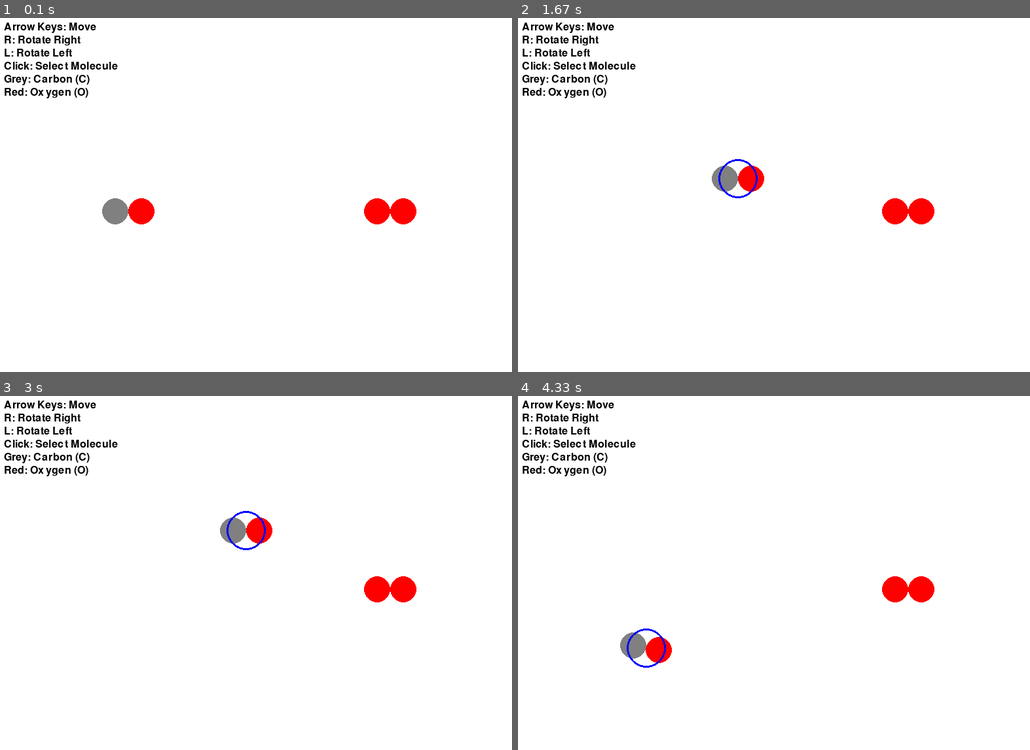
Above: before the commit, frames 1-4 (two rows, left to right).
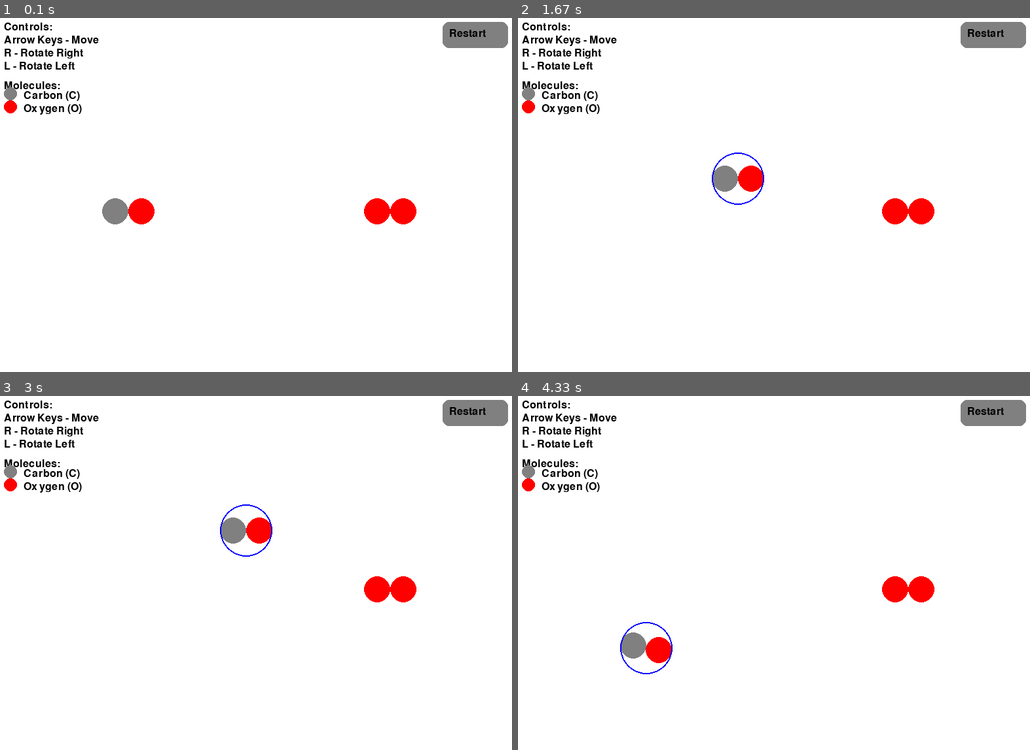
Above: after the commit, the same moments.

Repository: serebryany/CollisionGame
Game: pygame game, started from CollisionMiniGame_V0.1.0.py
Same seed, same stepped clock (60 frames per second), same inputs: the game is played once before the commit and once after it.
Inputs (mouse positions are in pixels of both pictures, inside the frame that each line leads up to):
- Up to frame 1 (0.1 s): no input
- Up to frame 2 (1.67 s): click (994, 35) at 0.38 s, where only the run after the commit has a clickable "Restart"; click (651, 216) at 0.72 s; hold Right 1-1.47 s; hold Up from 1.5 s (still down)
- Up to frame 3 (3 s): release Up at 1.8 s; click (337, 452) at 1.88 s; hold Right 2.17-2.63 s; hold Left from 2.67 s (still down)
- Up to frame 4 (4.33 s): release Left at 3.2 s; hold R 3.23-3.53 s; hold Down 3.23-3.53 s; hold Down 3.57-3.87 s; hold Left 3.9-4.3 s

The runs differ from the first frame. In frame 1, 2.7% of the frame differs, in the area x 0-100%, y 1-28%; in frame 2, 2.9%, in the area x 0-100%, y 1-53%; in frame 3, 2.9%; in frame 4, 2.9%.

Commit message:
Fixed collision issues

Diff:
--- a/CollisionMiniGame_V0.1.0.py
+++ b/CollisionMiniGame_V0.1.0.py
@@ -2,9 +2,6 @@
 import sys
 import math
 
-"""
-move these init variables to a function called main
-"""
 # Initialize Pygame
 pygame.init()
 
@@ -22,27 +19,51 @@
 
 # Molecule properties
 class Molecule:
-    def __init__(self, atoms:list[tuple], position:tuple, angle=0):
+    def __init__(self, atoms, position, angle=0):
         self.atoms = atoms  # List of (color, offset_x, offset_y)
         self.position = position  # (x, y)
         self.angle = angle  # Rotation angle in radians
         self.selected = False
-        self.exists = True  # Used to check if the molecule should still be displayed
+        self.moving = False
 
-    def draw(self, screen:pygame.display):
-        if self.exists:
-            for color, dx, dy in self.atoms:
-                x = self.position[0] + dx * math.cos(self.angle) - dy * math.sin(self.angle)
-                y = self.position[1] + dx * math.sin(self.angle) + dy * math.cos(self.angle)
-                pygame.draw.circle(screen, color, (int(x), int(y)), 20)
-            if self.selected:
-                pygame.draw.circle(screen, BLUE, (int(self.position[0]), int(self.position[1])), 30, 3)
+    def draw(self, screen):
+        for color, dx, dy in self.atoms:
+            x = self.position[0] + dx * math.cos(self.angle) - dy * math.sin(self.angle)
+            y = self.position[1] + dx * math.sin(self.angle) + dy * math.cos(self.angle)
+            pygame.draw.circle(screen, color, (int(x), int(y)), 20)
+        if self.selected:
+            pygame.draw.circle(screen, BLUE, (int(self.position[0]), int(self.position[1])), 40, 2)
 
     def rotate(self, angle):
         self.angle += angle
 
-    def move(self, dx, dy):
-        self.position = (self.position[0] + dx, self.position[1] + dy)
+    def move(self, dx, dy, other_molecule=None):
+        new_x = self.position[0] + dx
+        new_y = self.position[1] + dy
+
+        # Prevent moving off-screen
+        if 0 < new_x < WIDTH and 0 < new_y < HEIGHT:
+            # Prevent overlapping with other molecule
+            if other_molecule:
+                if not self.is_colliding(other_molecule, new_x, new_y):
+                    self.position = (new_x, new_y)
+            else:
+                self.position = (new_x, new_y)
+
+    def is_colliding(self, other_molecule, new_x, new_y):
+        # Check if two molecules are too close
+        for _, dx1, dy1 in self.atoms:
+            x1 = new_x + dx1 * math.cos(self.angle) - dy1 * math.sin(self.angle)
+            y1 = new_y + dx1 * math.sin(self.angle) + dy1 * math.cos(self.angle)
+
+            for _, dx2, dy2 in other_molecule.atoms:
+                x2 = other_molecule.position[0] + dx2 * math.cos(other_molecule.angle) - dy2 * math.sin(other_molecule.angle)
+                y2 = other_molecule.position[1] + dx2 * math.sin(other_molecule.angle) + dy2 * math.cos(other_molecule.angle)
+
+                # Check if the distance between the atoms is less than a threshold (collision radius)
+                if math.hypot(x1 - x2, y1 - y2) <= 40:  # This threshold can be adjusted
+                    return True
+        return False
 
     def is_clicked(self, mouse_pos):
         for _, dx, dy in self.atoms:
@@ -52,22 +73,47 @@
                 return True
         return False
 
+    def get_atoms_positions(self):
+        positions = []
+        for color, dx, dy in self.atoms:
+            x = self.position[0] + dx * math.cos(self.angle) - dy * math.sin(self.angle)
+            y = self.position[1] + dx * math.sin(self.angle) + dy * math.cos(self.angle)
+            positions.append((x, y))
+        return positions
+
 # Create molecules
-"""these also all go to main"""
 co_molecule = Molecule([(GREY, -20, 0), (RED, 20, 0)], (200, 300))
 o2_molecule = Molecule([(RED, -20, 0), (RED, 20, 0)], (600, 300))
-co2_molecule = None
-extra_o_atom = None
+
+# Restart button
+restart_button = pygame.Rect(WIDTH - 120, 10, 100, 40)
 
 # Main game loop
-"""and this"""
 clock = pygame.time.Clock()
 selected_molecule = None
 reaction_occurred = False
+co2_molecule = None
+remaining_o_atom = None
 
-"""this loop can be its own function"""
 while True:
     screen.fill(WHITE)
+
+    # Draw legend
+    font = pygame.font.Font(None, 24)
+    screen.blit(font.render("Controls:", True, BLACK), (10, 10))
+    screen.blit(font.render("Arrow Keys - Move", True, BLACK), (10, 30))
+    screen.blit(font.render("R - Rotate Right", True, BLACK), (10, 50))
+    screen.blit(font.render("L - Rotate Left", True, BLACK), (10, 70))
+    screen.blit(font.render("Molecules:", True, BLACK), (10, 100))
+    pygame.draw.circle(screen, GREY, (20, 120), 10)
+    screen.blit(font.render("Carbon (C)", True, BLACK), (40, 115))
+    pygame.draw.circle(screen, RED, (20, 140), 10)
+    screen.blit(font.render("Oxygen (O)", True, BLACK), (40, 135))
+
+    # Draw restart button
+    pygame.draw.rect(screen, GREY, restart_button, border_radius=10)
+    text = font.render("Restart", True, BLACK)
+    screen.blit(text, (WIDTH - 110, 20))
 
     # Event handling
     for event in pygame.event.get():
@@ -75,73 +121,66 @@
             pygame.quit()
             sys.exit()
 
-        # Mouse click to select a molecule
+        # Mouse click to select a molecule or restart
         if event.type == pygame.MOUSEBUTTONDOWN:
             mouse_pos = pygame.mouse.get_pos()
-            if co_molecule.exists and co_molecule.is_clicked(mouse_pos):
-                selected_molecule = co_molecule
-                o2_molecule.selected = False #not
-                co_molecule.selected = True
-            elif o2_molecule.exists and o2_molecule.is_clicked(mouse_pos):
-                selected_molecule = o2_molecule
-                co_molecule.selected = False
-                o2_molecule.selected = True
+            if restart_button.collidepoint(mouse_pos):
+                co_molecule = Molecule([(GREY, -20, 0), (RED, 20, 0)], (200, 300))
+                o2_molecule = Molecule([(RED, -20, 0), (RED, 20, 0)], (600, 300))
+                co2_molecule = None
+                remaining_o_atom = None
+                selected_molecule = None
+                reaction_occurred = False
+            elif not reaction_occurred:
+                if co_molecule.is_clicked(mouse_pos):
+                    selected_molecule = co_molecule
+                    o2_molecule.selected = False
+                    co_molecule.selected = True
+                elif o2_molecule.is_clicked(mouse_pos):
+                    selected_molecule = o2_molecule
+                    co_molecule.selected = False
+                    o2_molecule.selected = True
 
         # Rotate selected molecule
         if event.type == pygame.KEYDOWN:
             if event.key == pygame.K_r and selected_molecule:
-                selected_molecule.rotate(math.radians(10))  # Rotate right
+                selected_molecule.rotate(math.radians(10))
             if event.key == pygame.K_l and selected_molecule:
-                selected_molecule.rotate(math.radians(-10))  # Rotate left
+                selected_molecule.rotate(math.radians(-10))
 
     # Move selected molecule with arrow keys
     keys = pygame.key.get_pressed()
     if selected_molecule:
         if keys[pygame.K_UP]:
-            selected_molecule.move(0, -5)
+            selected_molecule.move(0, -5, o2_molecule if selected_molecule == co_molecule else co_molecule)
         if keys[pygame.K_DOWN]:
-            selected_molecule.move(0, 5)
+            selected_molecule.move(0, 5, o2_molecule if selected_molecule == co_molecule else co_molecule)
         if keys[pygame.K_LEFT]:
-            selected_molecule.move(-5, 0)
+            selected_molecule.move(-5, 0, o2_molecule if selected_molecule == co_molecule else co_molecule)
         if keys[pygame.K_RIGHT]:
-            selected_molecule.move(5, 0)
+            selected_molecule.move(5, 0, o2_molecule if selected_molecule == co_molecule else co_molecule)
+
+    # Reaction condition: carbon atom from CO and oxygen atoms from O2 need to align horizontally and be close enough
+    co_atoms = co_molecule.get_atoms_positions()
+    o2_atoms = o2_molecule.get_atoms_positions()
+
+    # Check if the molecules are aligned horizontally
+    for co_x, co_y in co_atoms:
+        for o2_x, o2_y in o2_atoms:
+            if abs(co_y - o2_y) <= 10 and abs(co_x - o2_x) <= 40:  # Adjust this threshold as needed
+                # Trigger the reaction
+                if not reaction_occurred:
+                    reaction_occurred = True
+                    co2_molecule = Molecule([(GREY, 0, 0), (RED, -25, 0), (RED, 25, 0)], ((co_molecule.position[0] + o2_molecule.position[0]) // 2, (co_molecule.position[1] + o2_molecule.position[1]) // 2))
+                    remaining_o_atom = (o2_molecule.position[0] + 30, o2_molecule.position[1])
 
     # Draw molecules
-    co_molecule.draw(screen)
-    o2_molecule.draw(screen)
-    if co2_molecule:
+    if not reaction_occurred:
+        co_molecule.draw(screen)
+        o2_molecule.draw(screen)
+    elif co2_molecule:
         co2_molecule.draw(screen)
-    if extra_o_atom:
-        extra_o_atom.draw(screen)
+        pygame.draw.circle(screen, RED, (remaining_o_atom[0], remaining_o_atom[1]), 20)
 
-    # Check for reaction (CO:O2 configuration)
-    if co_molecule.exists and o2_molecule.exists:
-        co_atoms = [(co_molecule.position[0] + dx * math.cos(co_molecule.angle) - dy * math.sin(co_molecule.angle),
-                     co_molecule.position[1] + dx * math.sin(co_molecule.angle) + dy * math.cos(co_molecule.angle))
-                    for _, dx, dy in co_molecule.atoms]
-        o2_atoms = [(o2_molecule.position[0] + dx * math.cos(o2_molecule.angle) - dy * math.sin(o2_molecule.angle),
-                     o2_molecule.position[1] + dx * math.sin(o2_molecule.angle) + dy * math.cos(o2_molecule.angle))
-                    for _, dx, dy in o2_molecule.atoms]
-
-        if math.hypot(co_atoms[1][0] - o2_atoms[0][0], co_atoms[1][1] - o2_atoms[0][1]) < 40:
-            font = pygame.font.Font(None, 74)
-            text = font.render("CO2 Formed!", True, BLACK)
-            screen.blit(text, (WIDTH // 2 - 150, HEIGHT // 2))
-            co_molecule.exists = False
-            o2_molecule.exists = False
-            co2_molecule = Molecule([(RED, -20, 0), (GREY, 0, 0), (RED, 20, 0)], (400, 300))
-            extra_o_atom = Molecule([(RED, 0, 0)], (500, 300))
-
-    # Display key instructions
-    font = pygame.font.Font(None, 24)
-    instructions = ["Arrow Keys: Move", "R: Rotate Right", "L: Rotate Left", "Click: Select Molecule"]
-    color_info = ["Grey: Carbon (C)", "Red: Oxygen (O)"]
-    y_offset = 10
-    for line in instructions + color_info:
-        text = font.render(line, True, BLACK)
-        screen.blit(text, (10, y_offset))
-        y_offset += 20
-
-    # Update display
     pygame.display.flip()
     clock.tick(60)
